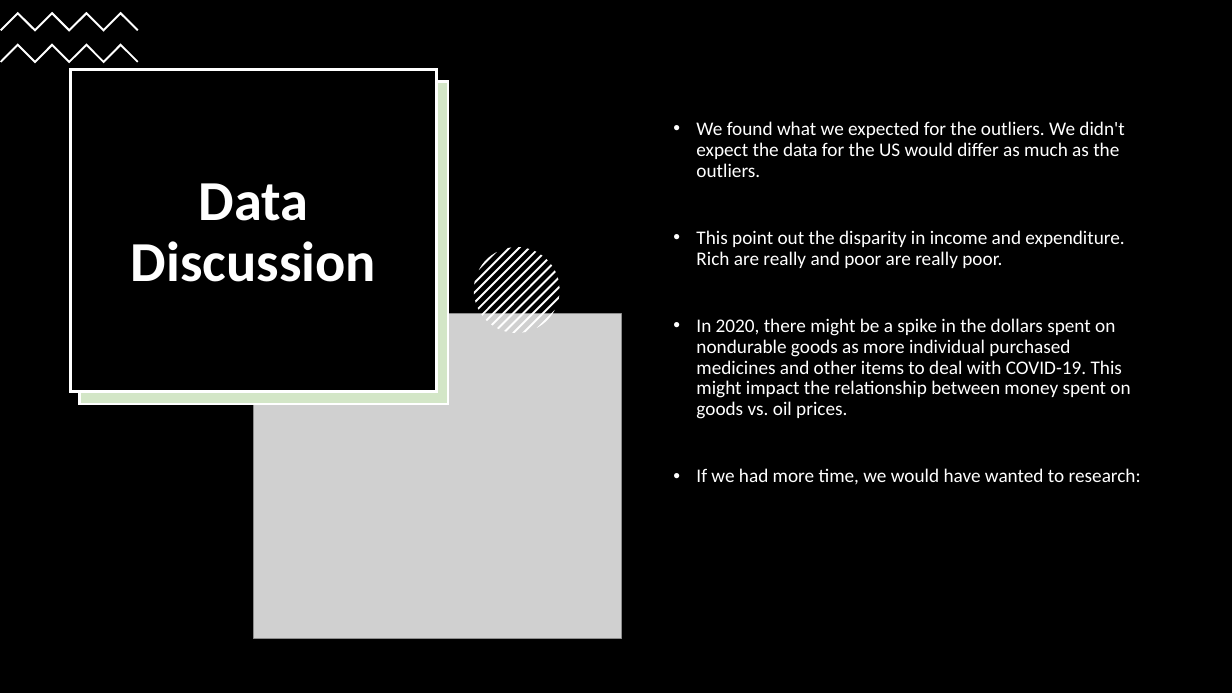
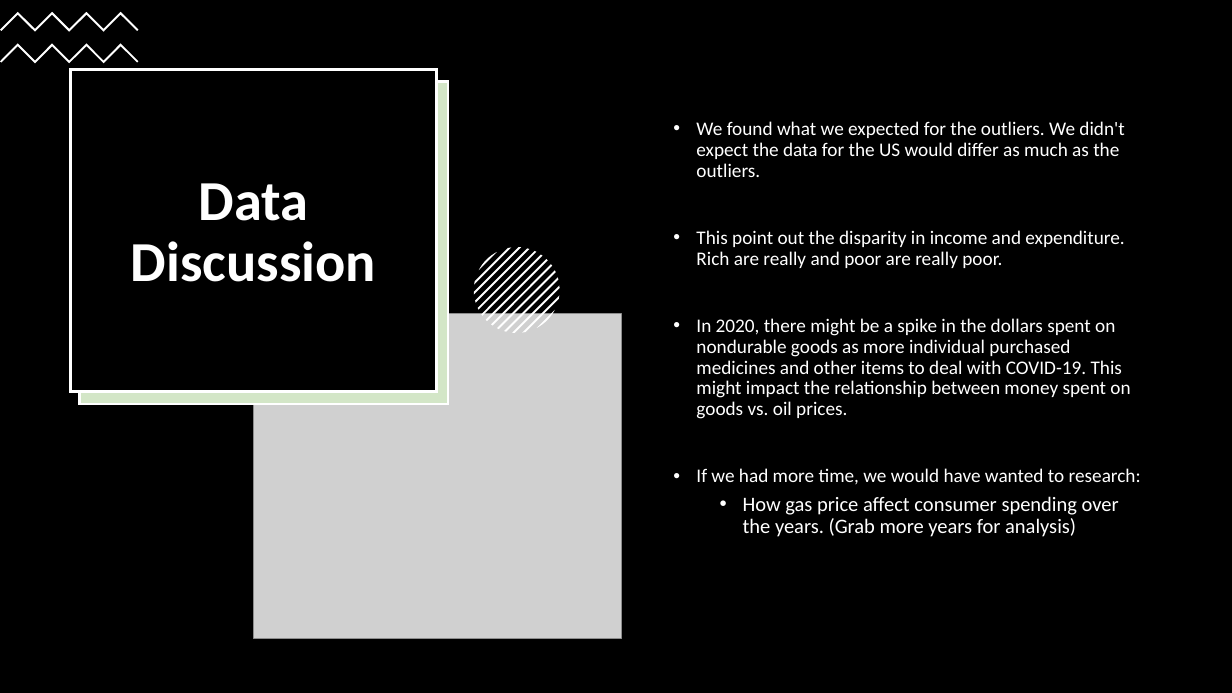
Before and after one commit to jrulloa/project-one, a slide deck: slide 15 of Is gasoline price a good indicator of Consumer Spending.pptx. Drawn at 1232x693 pixels with LibreOffice and Linux fonts; fonts in the diff are those of the drawing; grey boxes stand for pictures. Boxes give left, top, right and bottom in pixels: in the first picture for what was removed or moved away, otherwise in the second. Text is boxed around its words. In the diff, an @@ line names an element or a change of style, - is before the commit and + after.

```diff
--- a/Is gasoline price a good indicator of Consumer Spending.pptx
+++ b/Is gasoline price a good indicator of Consumer Spending.pptx
@@ text at box(743, 496, 1119, 537): paragraph added @@
+  • How gas price affect consumer spending over the years. (Grab more years for analysis)
```
Also in this commit, not shown: 10 other slides changed.
